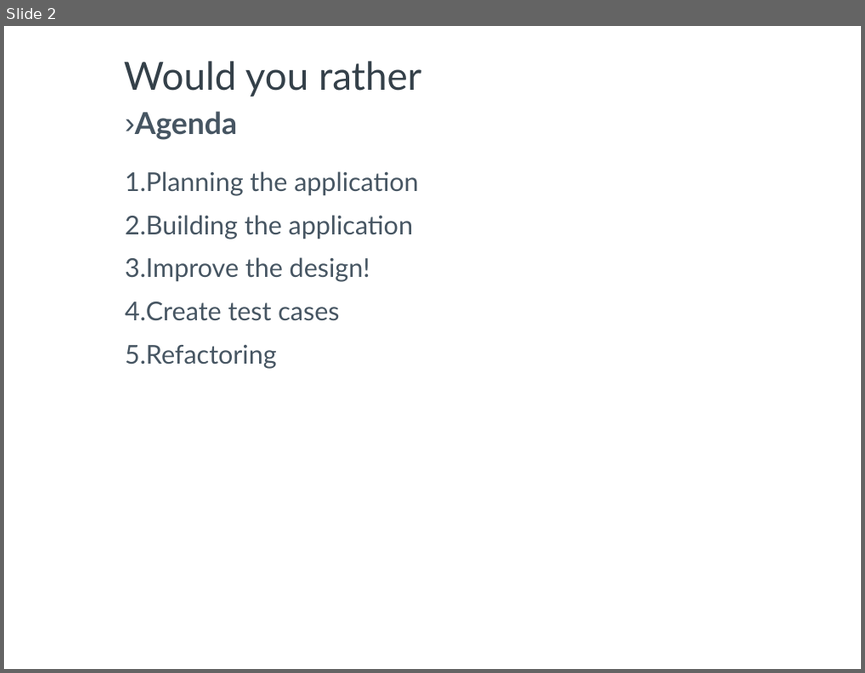
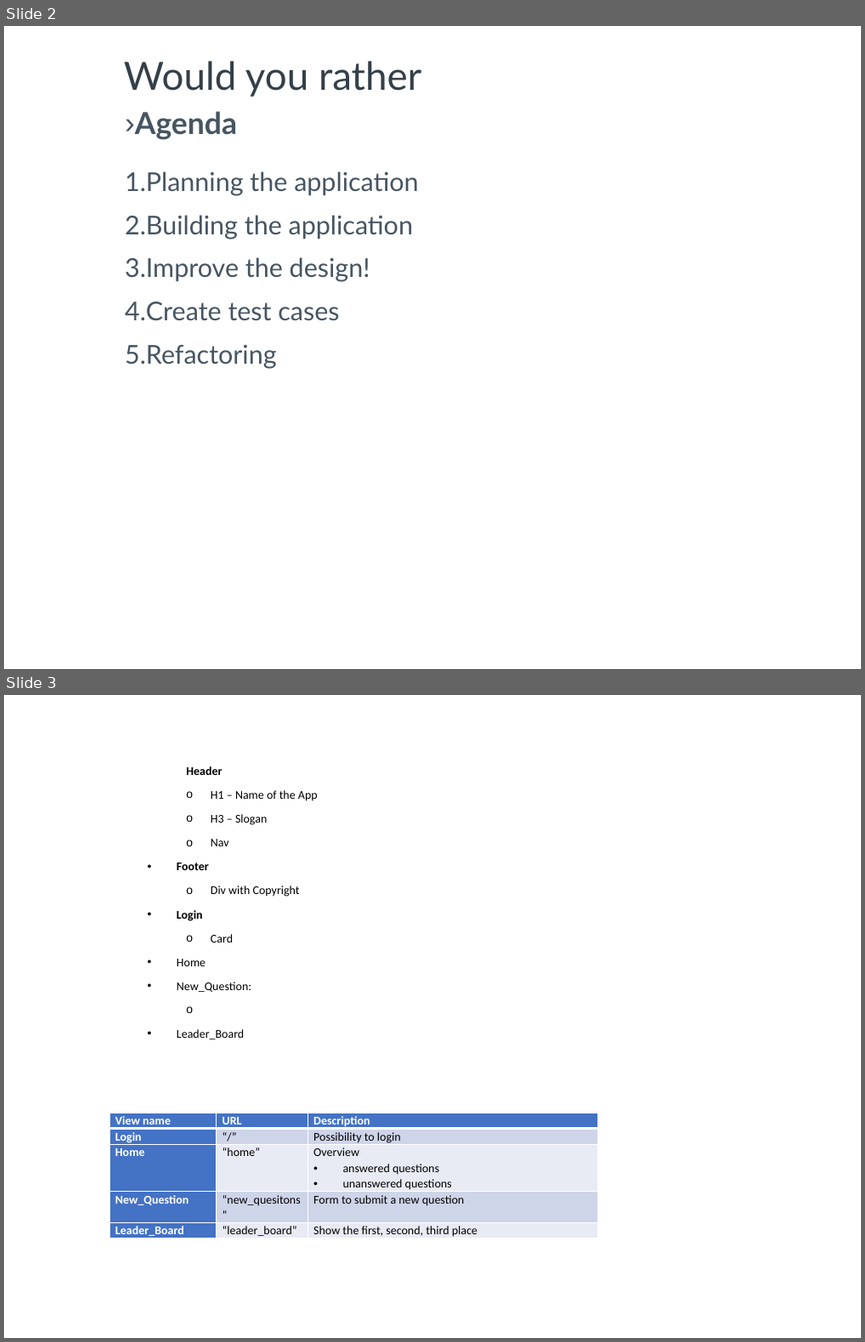
Before and after one commit to gwillig/-would-you-rather, a slide deck: design_architecture_v02.pptx. Shown one above the other, each under a label of ours: slide 2 before the commit, slides 2 and 3 after it. The pictures are 865x673 and 865x1342 pixels, drawn with LibreOffice and Linux fonts; fonts in the diff are those of the drawing. Boxes give left, top, right and bottom in pixels: in the first picture for what was removed or moved away, otherwise in the second. Text is boxed around its words. In the diff, an @@ line names an element or a change of style, - is before the commit and + after.

Commit message:
MOD| design_plan document|Add description for component

```diff
--- a/design_architecture_v02.pptx
+++ b/design_architecture_v02.pptx
@@ slide 3 added at (4, 695, 861, 1338), background #FFFFFF @@
@@ text added at (177, 766, 318, 1039), 11 pt, text #000000 @@
+Header
+  o H1 – Name of the App
+  o H3 – Slogan
+  o Nav
+• Footer
+  o Div with Copyright
+• Login
+  o Card
+• Home
+• New_Question:
+• Leader_Board
@@ table added at (109, 1112, 600, 1242), 5 rows, 3 columns @@
+View name | URL | Description
+Login | “/” | Possibility to login
+Home | “home” | Overview / answered questions / unanswered questions
+New_Question | “new_quesitons” | Form to submit a new question
+Leader_Board | “leader_board” | Show the first, second, third place
```
